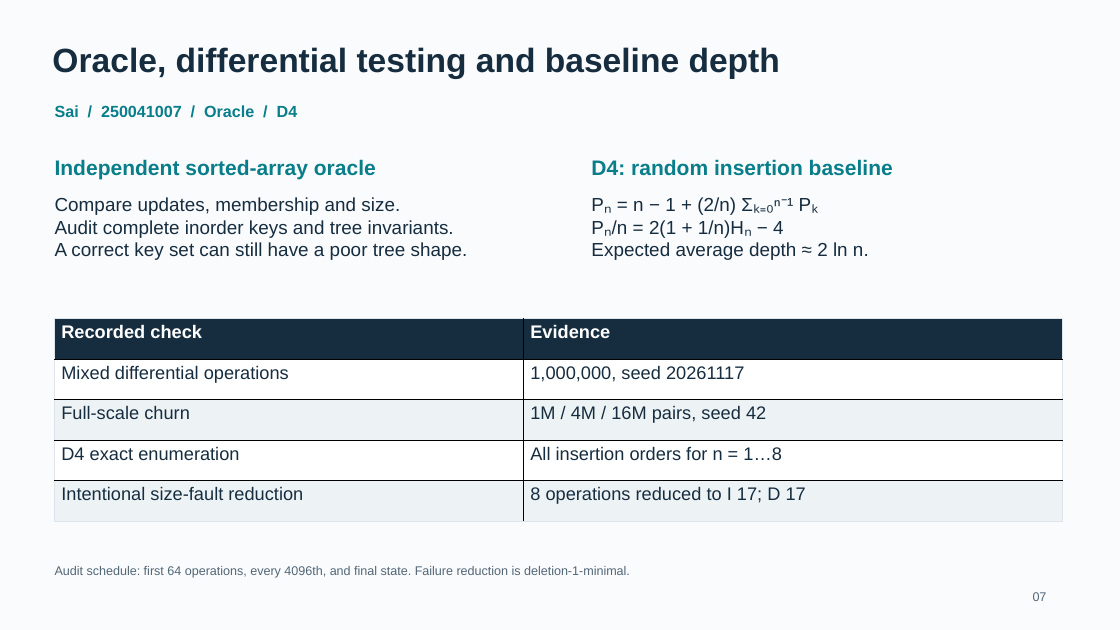
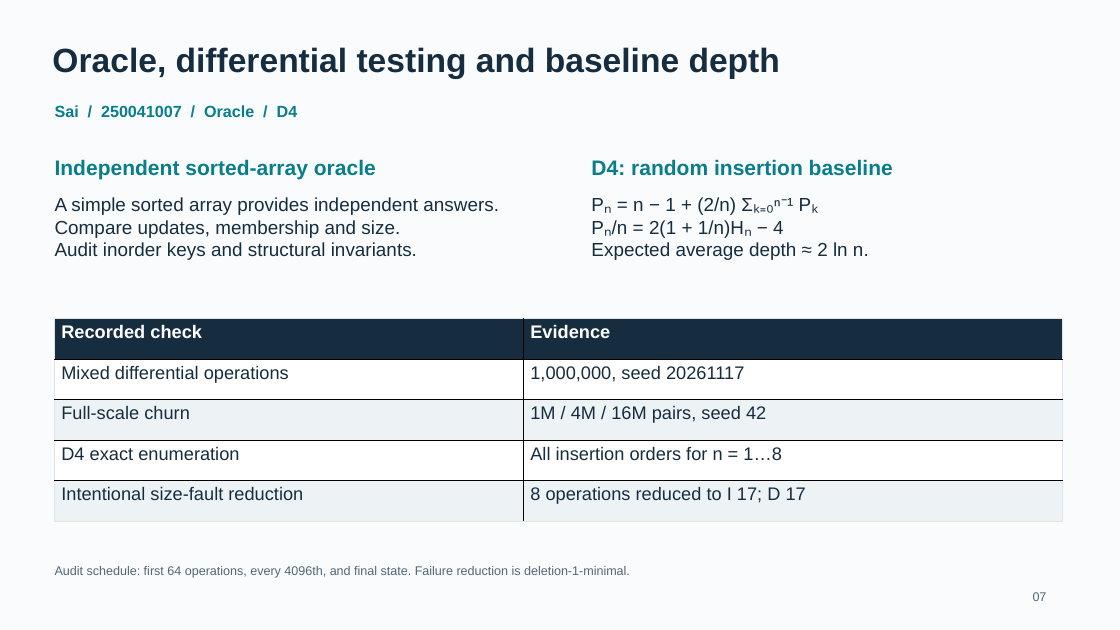
Before and after one commit to MayankMoyal/DSA-Project, a slide deck: slide 7 of docs/slides/slides.pptx. Drawn at 1120x630 pixels with LibreOffice and Linux fonts; fonts in the diff are those of the drawing. Boxes give left, top, right and bottom in pixels: in the first picture for what was removed or moved away, otherwise in the second. Text is boxed around its words. In the diff, an @@ line names an element or a change of style, - is before the commit and + after.

```diff
--- a/docs/slides/slides.pptx
+++ b/docs/slides/slides.pptx
@@ text at (x1=55, y1=197, x2=499, y2=215): paragraph added @@
+A simple sorted array provides independent answers.
@@ text at (x1=55, y1=242, x2=417, y2=260): text changed @@
-Audit complete inorder keys and tree invariants.
-A correct key set can still have a poor tree shape.
+Audit inorder keys and structural invariants.
```
Also in this commit, not shown: 5 other slides changed, 2 slides added, 2 slides removed, 4 other files.
